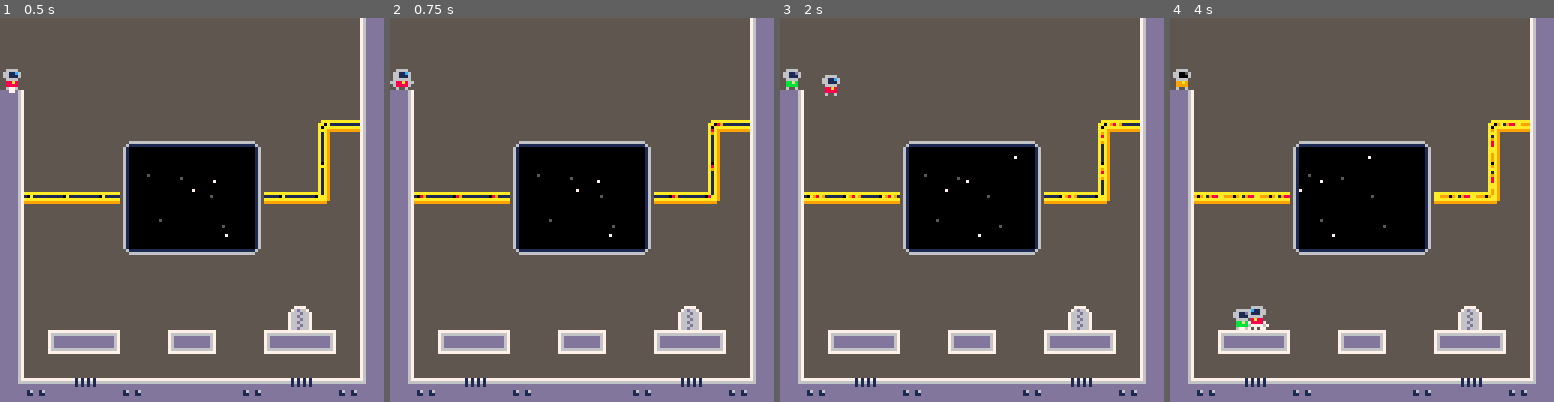
Above: before the commit, frames 1-4 (left to right).
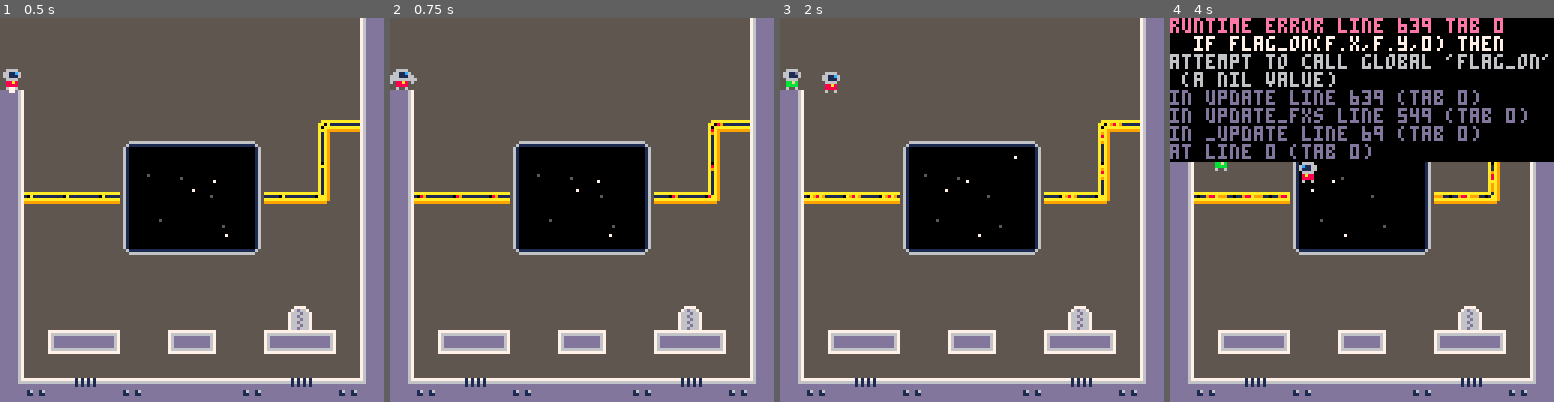
Above: after the commit, the same moments.

Repository: jgradim/gameoff-2020
Game: PICO-8 cartridge moonshot.p8
Same seed, same stepped clock (60 frames per second), same inputs: the game is played once before the commit and once after it.
Inputs:
- Up to frame 1 (0.5 s): tap X (X key) at 0.33 s
- Up to frame 2 (0.75 s): tap O (Z key) at 0.7 s
- Up to frame 3 (2 s): tap X (X key) at 1.07, 1.85 s; hold Right from 1.6 s (still down); tap O (Z key) at 1.7 s
- Up to frame 4 (4 s): release Right at 2.1 s; tap O (Z key) every 0.4 s from 2.1 to 3.7 s; hold Up 2.15-2.42 s; hold Right 2.47-3.03 s; tap X (X key) at 2.97 s; hold Left 3.08-3.58 s; hold Down 3.63-3.97 s

Frame 1 is identical in both runs. In frame 2, less than 0.1% of the frame differs, in the area x 0-8%, y 14-18%; in frame 3, 0.2%; in frame 4, 37%, in the area x 0-100%, y 0-82%.
Error after the commit: runtime error line 639 tab 0; if flag_on(f.x,f.y,0) then; attempt to call global 'flag_on' (a nil value)

Commit message:
Add platform collisions

Diff:
--- a/moonshot.p8
+++ b/moonshot.p8
@@ -4,7 +4,23 @@
 --moonshot
 --by goncalo, jgradim, pkoch
 
---global:loop,utils
+--global:constants,loop,utils
+
+---------------
+---constants---
+---------------
+
+--downward movement per cycle
+gravity=0.2
+--movement multiplier per cycle
+inertia=0.75
+
+--obstacles that are rigid and
+--apply in all directions
+flag_hits=0
+--obstacles the player can stand
+--on but otherwise move through
+flag_stands=1
 
 ----------
 ---loop---
@@ -16,9 +32,12 @@
   init_npc(jump,{1,0,12,5,8,9}),
   init_npc(glide,{8,11,10,15,12,13}),
  }
+ --some inits need the map
+ map(0,0)
+ plts=init_platforms()
  init_bg_fxs()
  init_fxs()
- init_lights(0,0)
+ init_lights()
 end
 
 fps=30
@@ -39,10 +58,13 @@
   end
  end
 
- --updates
+ --characters
  update_player(p)
  path:update()
  foreach(npcs,update_npc)
+
+ --mechanics
+ foreach(plts,update_platform)
 
  --fxs
  fire_fxs()
@@ -53,14 +75,20 @@
 function _draw()
  cls()
 
+ --fxs
  draw_bg_fxs()
  map(0,0)
  draw_lights()
  draw_fxs()
 
+ --mechanics
+ foreach(plts,draw_platform)
+
+ --characters
  foreach(npcs,draw_npc)
  draw_player(p)
 
+ --debug
  if (debug) print(debug)
 end
 
@@ -82,16 +110,31 @@
  a={x,y,w,h}
  b={x,y,w,h}
  ]]
- return b.x>=a.x
- and b.x+b.w<=a.x+a.w
- and b.y>=a.y
- and b.y+b.h<=a.y+a.h
-end
-
---check if obj collides with map
-function collide_map(
- obj,aim,flag
-)
+ return a.x<=b.x
+ and a.y<=b.y
+ and a.x+a.w>=b.x+b.w
+ and a.y+a.h>=b.y+b.h
+end
+
+--check if a intersects b
+function intersetcs(a,b)
+ --[[
+ a={x,y,w,h}
+ b={x,y,w,h}
+ ]]
+ return a.x<b.x+b.w
+ and a.y<b.y+b.h
+ and a.x+a.w>b.x
+ and a.y+a.h>b.y
+end
+
+--ease function for f=[0,1]
+function ef_smooth(f)
+ return f*f*f*(f*(f*6-15)+10)
+end
+
+--check obj collisions
+function collides(obj,aim,flag)
  --[[
  obj={x,y,w,h}
  aim=⬅️,➡️,⬆️,⬇️
@@ -100,45 +143,78 @@
   1-bumps into (eg: wall)
  ]]
 
- local x=obj.x
- local y=obj.y
- local w=obj.w
- local h=obj.h
-
- local x1=0
- local y1=0
- local x2=0
- local y2=0
+ local hitbox={
+  x=obj.x,
+  y=obj.y,
+  w=obj.w,
+  h=obj.h,
+ }
 
  if aim=="⬅️" then
-  x1=x-1
-  y1=y
-  x2=x
-  y2=y+h-1
+  --check left
+  hitbox.x-=1
+  hitbox.w=1
+  --adjust for player sprite
+  hitbox.x+=1
+  hitbox.y+=1
+  hitbox.h-=2
  elseif aim=="➡️" then
-  x1=x+w-1
-  y1=y
-  x2=x+w
-  y2=y+h-1
+  --check right
+  hitbox.x+=hitbox.w-1
+  hitbox.w=1
+  --adjust for player sprite
+  hitbox.x-=1
+  hitbox.y+=1
+  hitbox.h-=2
  elseif aim=="⬆️" then
-  x1=x+2
-  y1=y-1
-  x2=x+w-2
-  y2=y
+  --check top
+  hitbox.y-=1
+  hitbox.h=1
+  --adjust for player sprite
+  hitbox.y+=1
+  hitbox.x+=1
+  hitbox.w-=2
  elseif aim=="⬇️" then
-  x1=x+2
-  y1=y+h
-  x2=x+w-2
-  y2=y+h
- end
-
- return flag_on(x1,y1,flag)
- or flag_on(x1,y2,flag)
- or flag_on(x2,y1,flag)
- or flag_on(x2,y2,flag)
-end
-
-function flag_on(x,y,flag)
+  --check bottom
+  hitbox.y+=hitbox.h-1
+  hitbox.h=1
+  --adjust for player sprite
+  hitbox.y+=1
+  hitbox.x+=1
+  hitbox.w-=2
+ end
+
+ return collides_map(
+  hitbox,flag)
+ or collides_platforms(
+  hitbox,flag)
+end
+
+function collides_map(
+ hitbox,flag
+)
+ local x1=hitbox.x
+ local x2=hitbox.x+hitbox.w
+ local y1=hitbox.y
+ local y2=hitbox.y+hitbox.h
+ return flag_on_xy(x1,y1,flag)
+ or flag_on_xy(x1,y2,flag)
+ or flag_on_xy(x2,y1,flag)
+ or flag_on_xy(x2,y2,flag)
+end
+
+function collides_platforms(
+ hitbox,flag
+)
+ for plt in all(plts) do
+  if intersetcs(plt,hitbox)
+  and fget(plt.sp,flag) then
+   return true
+  end
+ end
+end
+
+function flag_on_xy(x,y,flag)
  return fget(mget(x\8,y\8),flag)
 end
 
@@ -163,9 +239,6 @@
 ------------
 ---entity---
 ------------
-
-gravity=0.2
-inertia=0.75
 
 function init_entity(
  w,h,max_dx,max_dy
@@ -198,24 +271,28 @@
 
  --vertical map collisions
  if e.dy>0 then
-  if collide_map(e,"⬇️",0) then
+  if collides(e,"⬇️",flag_hits)
+  then
    e.dy=0
    e.glide=false
    e.y-=((e.y+e.h+1)%8)-1
   end
  elseif e.dy<0 then
-  if collide_map(e,"⬆️",0) then
+  if collides(e,"⬆️",flag_hits)
+  then
    e.dy=0
   end
  end
 
  --horizontal map collisions
  if e.dx<0 then
-  if collide_map(e,"⬅️",0) then
+  if collides(e,"⬅️",flag_hits)
+  then
    e.dx=0
   end
  elseif e.dx>0 then
-  if collide_map(e,"➡️",0) then
+  if collides(e,"➡️",flag_hits)
+  then
    e.dx=0
   end
  end
@@ -377,6 +454,64 @@
 --mechanics
 
 --todo:doors,platforms,hazards
+
+--todo:will depend on level
+function init_platforms()
+ return {
+  init_platform(
+   72,8,24,8,8,11,true,
+   update_time
+  ),
+  init_platform(
+   72,32,104,8,8,3,false,
+   update_time
+  ),
+  init_platform(
+   72,112,104,8,8,2,true,
+   update_time
+  )
+ }
+end
+
+function init_platform(
+ sp,x,y,w,h,l,v,update_fn
+)
+ --[[
+ sp=platform sprite
+ x,y,l=platform start/length
+ pos=position [0,1]
+ v=true if path is vertical
+ ]]
+ return {
+  sp=sp,
+  x=x,
+  y=y,
+  w=w,
+  h=h,
+  pos=0,
+  l=l,
+  v=v,
+  update_fn=update_fn,
+ }
+end
+
+--updates pos based on time
+function update_time(p)
+ pos=sin(time()%0.5)+0.5
+end
+
+function update_platform(p)
+ p.update_fn(p)
+end
+
+function draw_platform(p)
+ spr(p.sp,
+  p.x+p.l*p.pos,
+  p.y+p.l*p.pos
+  ,1,1
+ )
+end
+
 -->8
 --fxs:player,bg,lights
 
@@ -624,16 +759,17 @@
 ---lights fxs---
 ----------------
 
-lights_mask=11
+lights_color_mask=11
 lights_loop=30
 lights_colors={8,10,9,1}
 lights_pos={}
 
-function init_lights(mx,my)
- map(mx,my)
+function init_lights()
  for y=0,127 do
   for x=0,127 do
-   if pget(x,y)==lights_mask then
+   if pget(x,y)==
+    lights_color_mask
+   then
     add(lights_pos,{x,y})
    end
   end
